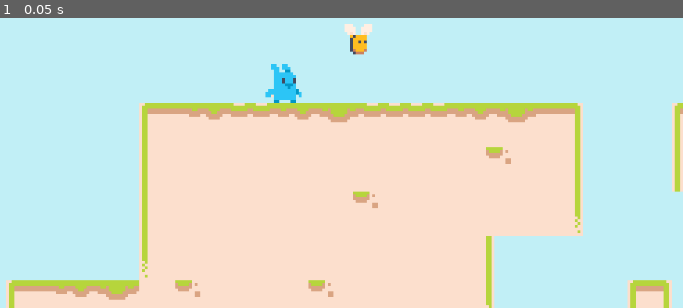
Above: before the commit, frame 1.
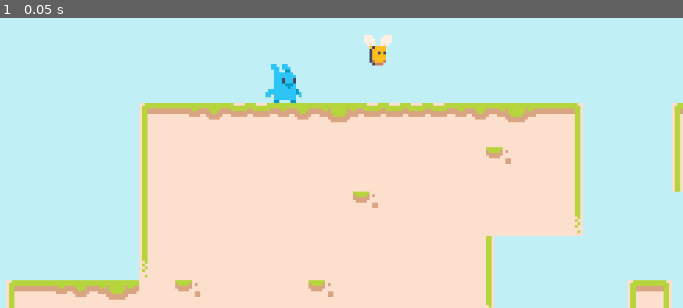
Above: after the commit, the same moment.

Repository: seedgs/platformer
Game: Godot game, scene res://scenes/game.tscn
The game is run twice, just before and just after one commit, with the same random seed, the same clock (stepped at 60 frames per second) and the same inputs. Before the commit the project starts from res://scenes/level.tscn.
Inputs:
- Up to frame 1 (0.05 s): no input

The runs differ from the first frame. In frame 1, 0.5% of the frame differs, in the area x 50-58%, y 2-17%.

Commit message:
no message

Diff:
--- a/project.godot
+++ b/project.godot
@@ -11,7 +11,7 @@
 [application]
 
 config/name="Platformer"
-run/main_scene="uid://cm3egxg8id4ko"
+run/main_scene="uid://bxsmybrp862hw"
 config/features=PackedStringArray("4.4", "Forward Plus")
 config/icon="res://icon.svg"
 
--- a/scenes/game.tscn
+++ b/scenes/game.tscn
@@ -1,7 +1,10 @@
-[gd_scene load_steps=2 format=3 uid="uid://bxsmybrp862hw"]
+[gd_scene load_steps=3 format=3 uid="uid://bxsmybrp862hw"]
 
 [ext_resource type="PackedScene" uid="uid://cm3egxg8id4ko" path="res://scenes/level.tscn" id="1_uwrxv"]
+[ext_resource type="PackedScene" uid="uid://b4uac3vhvuoxo" path="res://scenes/bg.tscn" id="2_yqjtg"]
 
 [node name="Game" type="Node"]
 
 [node name="Level" parent="." instance=ExtResource("1_uwrxv")]
+
+[node name="BG" parent="." instance=ExtResource("2_yqjtg")]
--- a/scenes/level.tscn
+++ b/scenes/level.tscn
@@ -1,8 +1,7 @@
-[gd_scene load_steps=7 format=4 uid="uid://cm3egxg8id4ko"]
+[gd_scene load_steps=6 format=4 uid="uid://cm3egxg8id4ko"]
 
 [ext_resource type="Texture2D" uid="uid://cmrq3nejm0hua" path="res://graphics/level/tilesets/level_tilemap.png" id="1_2q6dc"]
 [ext_resource type="PackedScene" uid="uid://ca7oslx7l1p03" path="res://scenes/player.tscn" id="2_w7c3h"]
-[ext_resource type="PackedScene" uid="uid://b4uac3vhvuoxo" path="res://scenes/bg.tscn" id="3_w8frs"]
 [ext_resource type="PackedScene" uid="uid://d25qe8nggfwv6" path="res://scenes/bee.tscn" id="4_mx8sn"]
 
 [sub_resource type="TileSetAtlasSource" id="TileSetAtlasSource_w7c3h"]
@@ -44,9 +43,7 @@
 [node name="CharacterBody2D" parent="." instance=ExtResource("2_w7c3h")]
 position = Vector2(260, 57)
 
-[node name="BG" parent="." instance=ExtResource("3_w8frs")]
-
 [node name="Enemies" type="Node2D" parent="."]
 
 [node name="Bee" parent="Enemies" instance=ExtResource("4_mx8sn")]
-position = Vector2(287, 41)
+position = Vector2(294, 45)
